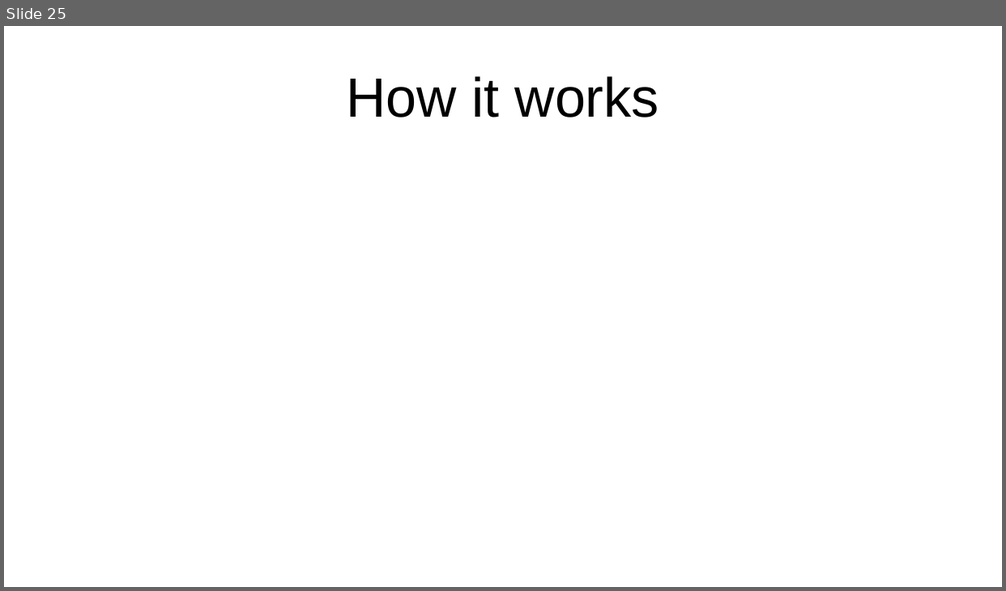
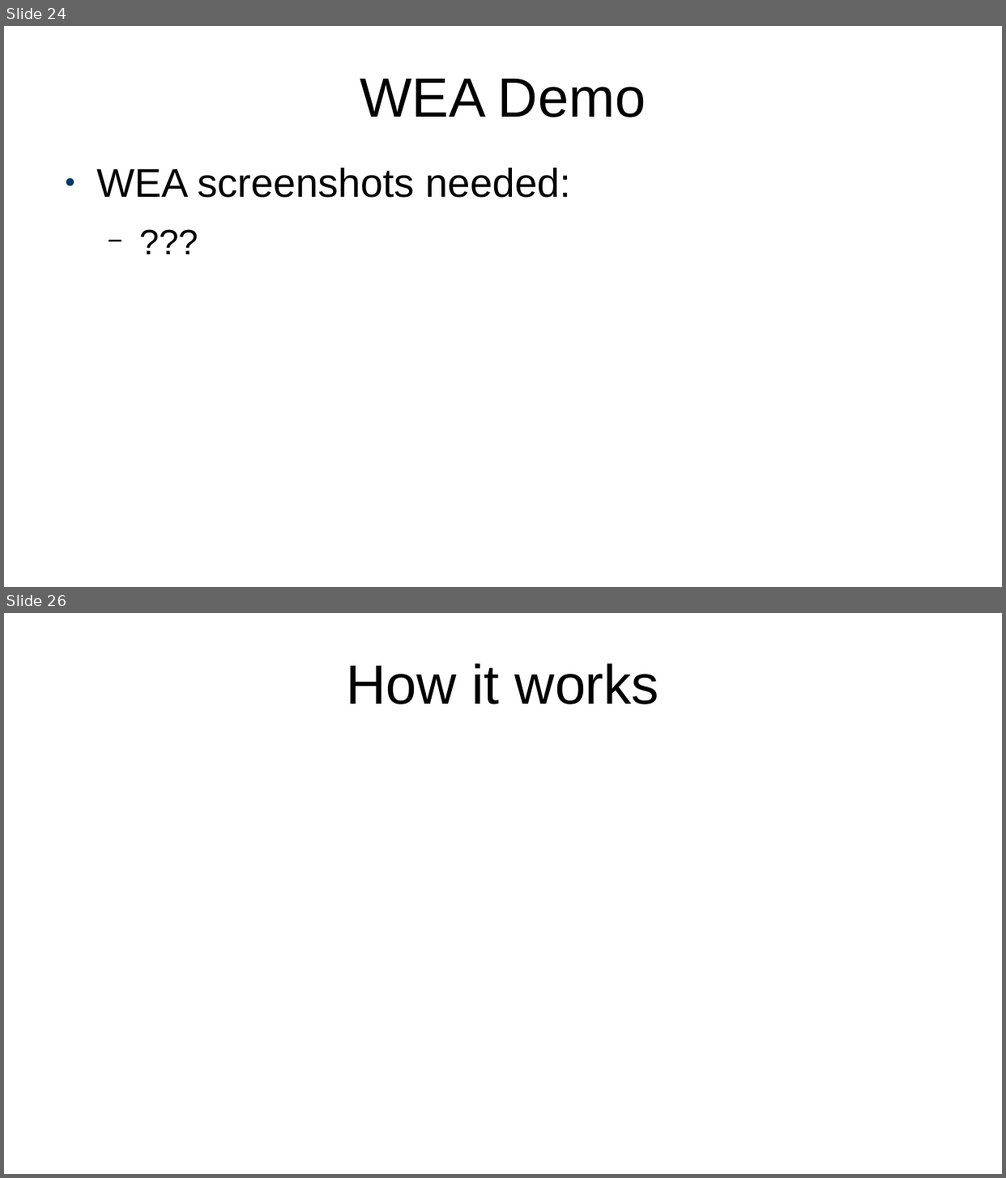
Before and after one commit to projectEndings/Endings, a slide deck: presentations/ubc2020/nineProjects.odp. Shown one above the other, each under a label of ours: slide 25 before the commit, slides 24 and 26 after it; the slides between them are not shown. The pictures are 1006x591 and 1006x1178 pixels, drawn with LibreOffice and Linux fonts; fonts in the diff are those of the drawing. Boxes give left, top, right and bottom in pixels: in the first picture for what was removed or moved away, otherwise in the second. Text is boxed around its words. In the diff, an @@ line names an element or a change of style, - is before the commit and + after.

Commit message:
Adding descriptions of screenshots needed

```diff
--- a/presentations/ubc2020/nineProjects.odp
+++ b/presentations/ubc2020/nineProjects.odp
@@ slide 24 added at [4, 26, 1002, 587], background #FFFFFF @@
@@ title added at [360, 79, 646, 118], 44 pt, text #000000 @@
+WEA Demo
@@ text added at [96, 168, 570, 198], 32 pt, text #000000 @@
+● WEA screenshots needed:
+  − ???
@@ what was slide 25 is now slide 26 @@
```
Also in this commit, not shown: 2 slides changed, 3 other slides added, 3 slides removed.
